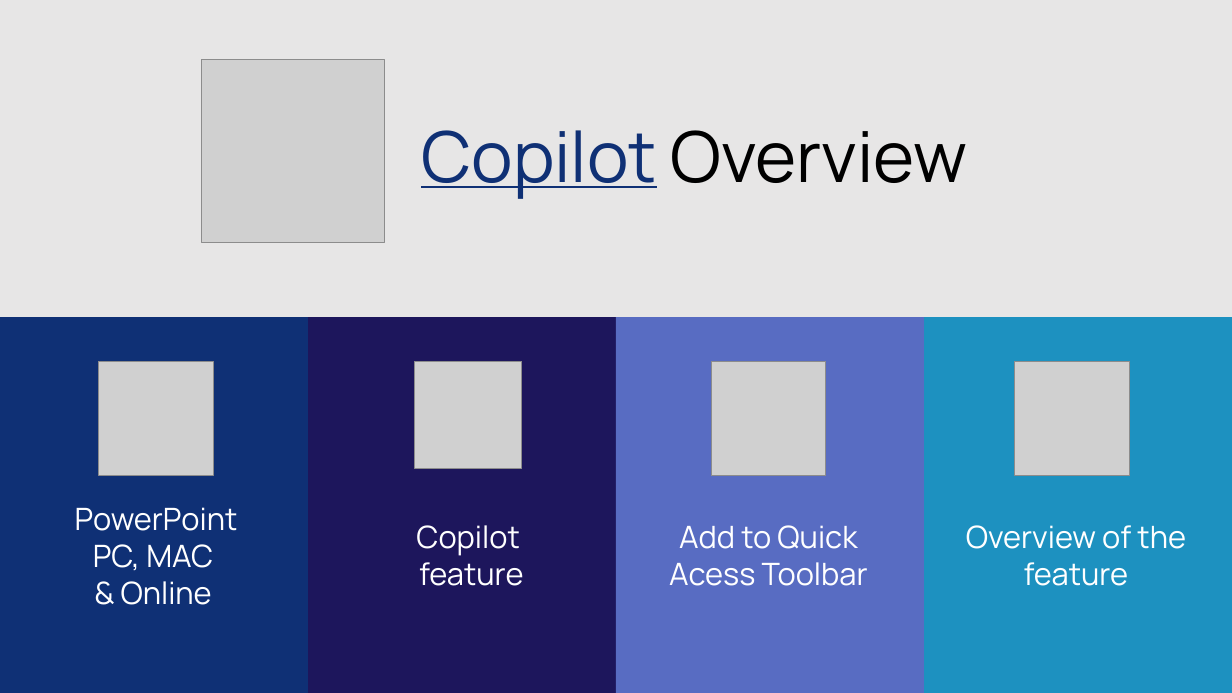
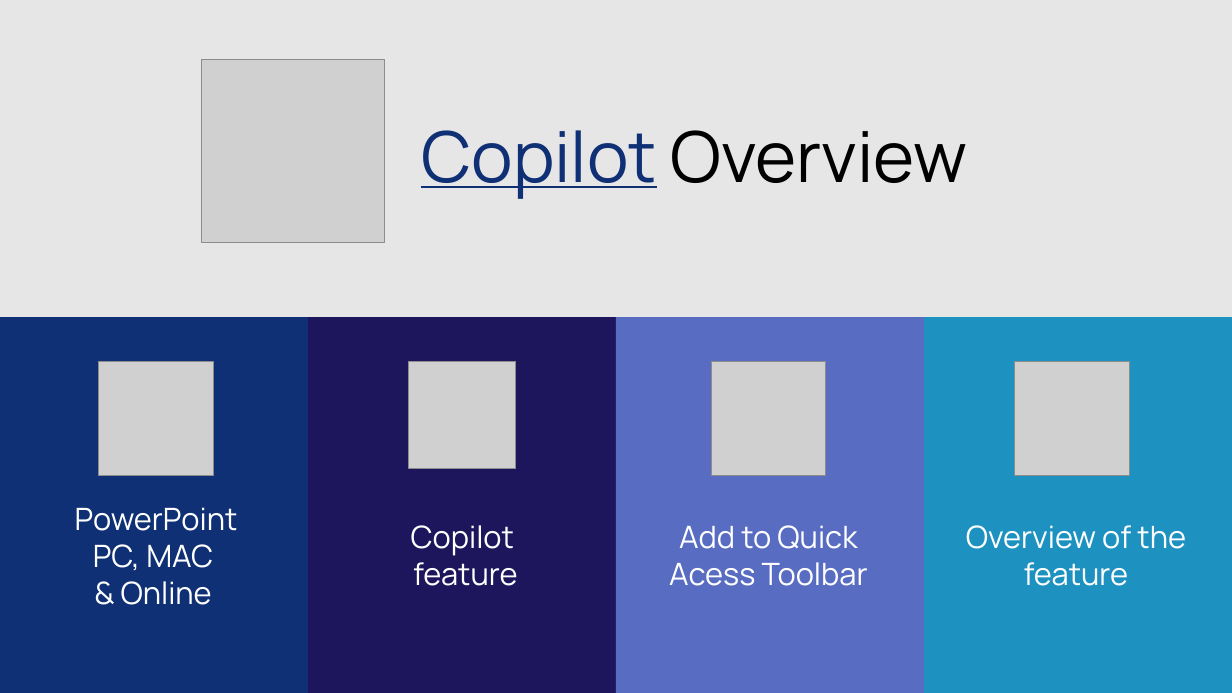
Before and after one commit to PacktPublishing/AI-Powered-Presentations-with-Copilot-Mastering-PowerPoint-Design, a slide deck: slide 1 of Section 2 - Copilot Overview/01. Copilot Overview.pptx. Drawn at 1232x693 pixels with LibreOffice and Linux fonts; fonts in the diff are those of the drawing; grey boxes stand for pictures. Boxes give left, top, right and bottom in pixels: in the first picture for what was removed or moved away, otherwise in the second. Text is boxed around its words. In the diff, an @@ line names an element or a change of style, - is before the commit and + after.

```diff
--- a/Section 2 - Copilot Overview/01. Copilot Overview.pptx
+++ b/Section 2 - Copilot Overview/01. Copilot Overview.pptx
@@ picture: place and size @@
-picture at (415,361,522,469)
+picture at (409,361,516,469)
@@ text "Copilot": place and size @@
-text "Copilot" at (416,525,524,586)
+text "Copilot" at (411,525,518,586)
```
Also in this commit, not shown: 15 other files.
